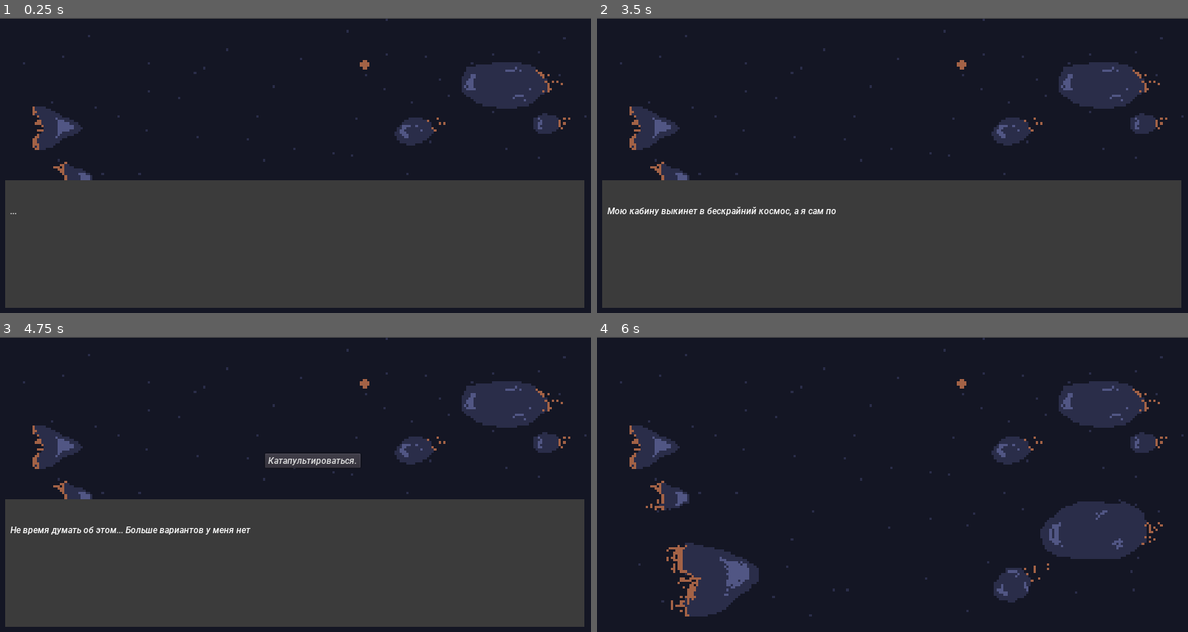
Above: before the commit, frames 1-4 (two rows, left to right).
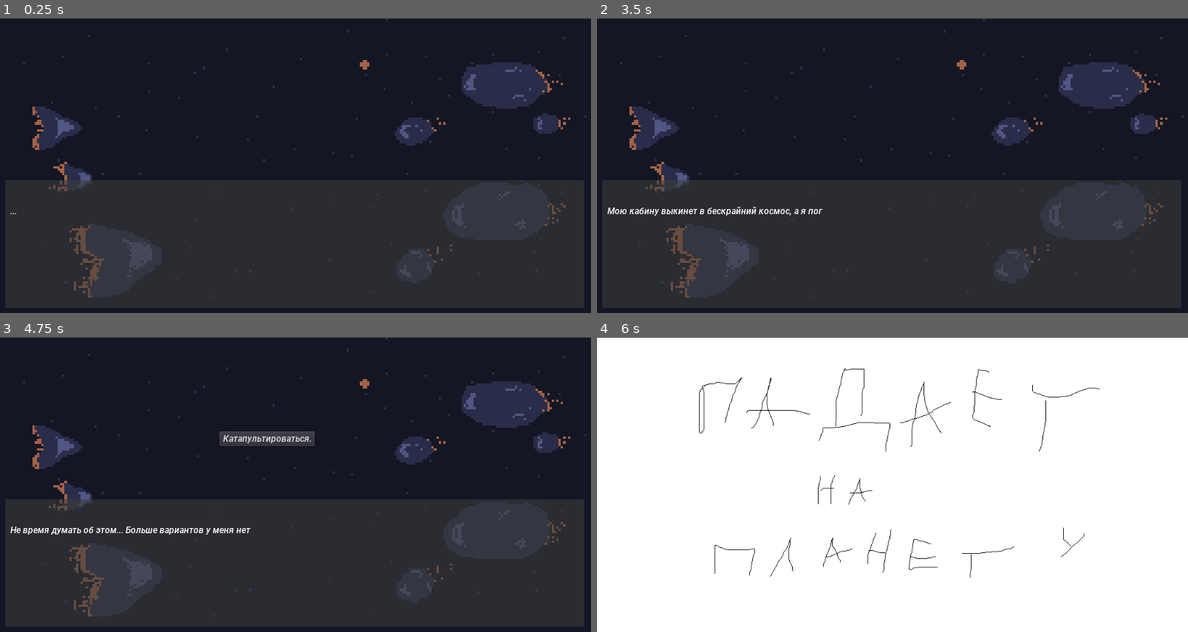
Above: after the commit, the same moments.

Repository: Mazeraser/SGJ
Game: Godot game, scene res://levels/intro.tscn
Same seed, same stepped clock (60 frames per second), same inputs: the game is played once before the commit and once after it.
Inputs (mouse positions are in pixels of both pictures, inside the frame that each line leads up to):
- Up to frame 1 (0.25 s): no input
- Up to frame 2 (3.5 s): tap Enter (ui_accept) at 0.5, 0.77, 0.8, 1.07, 1.35, 1.52, 1.82, 2.3, 3.02, 3.32 s; move the mouse to (1022, 150) at 0.52 s; click (1022, 150) at 0.6 s; move the mouse to (774, 180) at 1.27 s; click (774, 180) at 1.55 s; move the mouse to (951, 100) at 2.02 s; click (951, 100) at 2.1 s; move the mouse to (862, 224) at 2.77 s; click (862, 224) at 2.85 s
- Up to frame 3 (4.75 s): move the mouse to (472, 528) at 3.52 s; tap Enter (ui_accept) at 3.6, 3.77, 4.07, 4.52 s; move the mouse to (118, 440) at 4.27 s; click (118, 440) at 4.35 s
- Up to frame 4 (6 s): tap Enter (ui_accept) at 4.82, 5.75 s; click "Катапультироваться." at 5 s; move the mouse to (922, 484) at 5.77 s; click (922, 484) at 5.85 s

The runs differ from the first frame. In frame 1, 1.0% of the frame differs, in the area x 8-96%, y 55-95%; in frame 2, 1.1%; in frame 3, 2.6%; in frame 4, 100%, in the area x 0-100%, y 0-100%.

Commit message:
0.1.2

Diff:
--- /dev/null
+++ b/levels/scenes.tscn
@@ -0,0 +1,70 @@
+[gd_scene load_steps=11 format=2]
+
+[ext_resource path="res://sprites/hand.png" type="Texture" id=1]
+[ext_resource path="res://sprites/button.png" type="Texture" id=2]
+[ext_resource path="res://bgs/kayuta1.png" type="Texture" id=3]
+[ext_resource path="res://bgs/kayuta2.png" type="Texture" id=4]
+[ext_resource path="res://scripts/hand.gd" type="Script" id=5]
+
+[sub_resource type="SpriteFrames" id=1]
+animations = [ {
+"frames": [ ExtResource( 3 ), ExtResource( 4 ) ],
+"loop": true,
+"name": "default",
+"speed": 5.0
+} ]
+
+[sub_resource type="SpriteFrames" id=2]
+animations = [ {
+"frames": [ ExtResource( 1 ) ],
+"loop": true,
+"name": "default",
+"speed": 5.0
+} ]
+
+[sub_resource type="CapsuleShape2D" id=3]
+radius = 31.8036
+height = 238.0
+
+[sub_resource type="SpriteFrames" id=4]
+animations = [ {
+"frames": [ ExtResource( 2 ) ],
+"loop": true,
+"name": "default",
+"speed": 5.0
+} ]
+
+[sub_resource type="RectangleShape2D" id=5]
+extents = Vector2( 30, 20 )
+
+[node name="Node2D" type="Node2D"]
+
+[node name="AnimatedSprite" type="AnimatedSprite" parent="."]
+frames = SubResource( 1 )
+frame = 1
+speed_scale = 0.5
+playing = true
+centered = false
+
+[node name="hand" type="KinematicBody2D" parent="."]
+script = ExtResource( 5 )
+
+[node name="AnimatedSprite" type="AnimatedSprite" parent="hand"]
+position = Vector2( 697, 376 )
+frames = SubResource( 2 )
+
+[node name="CollisionShape2D" type="CollisionShape2D" parent="hand"]
+position = Vector2( 692, 393 )
+rotation = 0.322886
+shape = SubResource( 3 )
+
+[node name="button" type="KinematicBody2D" parent="."]
+position = Vector2( 18, 8 )
+
+[node name="AnimatedSprite" type="AnimatedSprite" parent="button"]
+position = Vector2( 381, 321 )
+frames = SubResource( 4 )
+
+[node name="CollisionShape2D" type="CollisionShape2D" parent="button"]
+position = Vector2( 382, 321 )
+shape = SubResource( 5 )
--- a/project.godot
+++ b/project.godot
@@ -14,15 +14,26 @@
 run/main_scene="res://levels/intro.tscn"
 config/icon="res://icon.png"
 
+[autoload]
+
+GS="*res://scripts/GS.gd"
+
 [display]
 
 window/size/height=512
 window/stretch/mode="2d"
-window/stretch/aspect="keep"
 
 [gui]
 
 common/drop_mouse_on_gui_input_disabled=true
+
+[input]
+
+lkm={
+"deadzone": 0.5,
+"events": [ Object(InputEventMouseButton,"resource_local_to_scene":false,"resource_name":"","device":-1,"alt":false,"shift":false,"control":false,"meta":false,"command":false,"button_mask":0,"position":Vector2( 0, 0 ),"global_position":Vector2( 0, 0 ),"factor":1.0,"button_index":1,"pressed":false,"doubleclick":false,"script":null)
+ ]
+}
 
 [physics]
 
--- a/scenes/dialogueWindow.tscn
+++ b/scenes/dialogueWindow.tscn
@@ -17,7 +17,7 @@
 margin_top = 282.0
 margin_right = 1013.0
 margin_bottom = 503.0
-color = Color( 0.235294, 0.235294, 0.235294, 1 )
+color = Color( 0.235294, 0.235294, 0.235294, 0.588235 )
 
 [node name="Label" type="Label" parent="ColorRect"]
 margin_left = 8.0
@@ -37,14 +37,14 @@
 text = "Text"
 
 [node name="Button" type="Button" parent="ColorRect"]
-anchor_left = 0.448
-anchor_top = -0.362
-anchor_right = 0.448
-anchor_bottom = -0.362
-margin_left = 0.207977
-margin_top = 0.00200653
-margin_right = 94.208
-margin_bottom = 25.002
+anchor_left = 0.37
+anchor_top = -0.534
+anchor_right = 0.37
+anchor_bottom = -0.534
+margin_left = -0.480011
+margin_top = 0.0140076
+margin_right = 153.52
+margin_bottom = 22.014
 custom_fonts/font = ExtResource( 2 )
 
 [connection signal="pressed" from="ColorRect/Button" to="." method="_on_Button_pressed"]
--- /dev/null
+++ b/scripts/GS.gd
@@ -0,0 +1,3 @@
+extends Node
+
+var escape = false
--- a/scripts/dialogueBase.gd
+++ b/scripts/dialogueBase.gd
@@ -58,7 +58,7 @@
 	{
 		"Name": "",
 		"Background": load("res://bgs/space.png"),
-		"Text": "Мою кабину выкинет в бескрайний космос, а я сам погружусь в криосон",
+		"Text": "Мою кабину выкинет в бескрайний космос, а я погружусь в криосон",
 		"choise": ""
 	},
 	{
@@ -70,7 +70,7 @@
 	{
 		"Name": "",
 		"Background": load("res://bgs/space.png"),
-		"Text": "Но кто знает, куда именно я попаду. Может я попаду прямо в руки вражественной империи?",
+		"Text": "Но кто знает, куда именно я попаду. Может я попаду прямо в руки вражеской империи?",
 		"choise": ""
 	},
 	{
@@ -87,4 +87,301 @@
 	},
 ]
 
-var after_catapult = []
+var after_catapult = [
+	{
+		"Name": "",
+		"Background": load("res://bgs/space2.png"),
+		"Text": "",
+		"choise": ""
+	},
+	{
+		"Name": "",
+		"Background": load("res://sprites/ssasas.png"),
+		"Text": "",
+		"choise": ""
+	},
+	{
+		"Name": "",
+		"Background": load("res://sprites/rararara.png"),
+		"Text": "",
+		"choise": ""
+	},
+	{
+		"Name": "",
+		"Background": load("res://sprites/wannacry.png"),
+		"Text": "",
+		"choise": ""
+	},
+	{
+		"Name": "",
+		"Background": load("res://sprites/wannarock1.png"),
+		"Text": "",
+		"choise": ""
+	},
+	{
+		"Name": "",
+		"Background": load("res://sprites/wannarock2.png"),
+		"Text": "",
+		"choise": ""
+	},
+	{
+		"Name": "",
+		"Background": load("res://sprites/wannarock3.png"),
+		"Text": "",
+		"choise": "Выстрел"
+	},
+	{
+		"Name": "",
+		"Background": load("res://sprites/twistedsisters1.png"),
+		"Text": "",
+		"choise": ""
+	},{
+		"Name": "",
+		"Background": load("res://sprites/twistedsisters2.png"),
+		"Text": "",
+		"choise": ""
+	},
+	{
+		"Name": "",
+		"Background": load("res://sprites/rammstein.png"),
+		"Text": "",
+		"choise": ""
+	},
+	{
+		"Name": "",
+		"Background": load("res://sprites/imtired.png"),
+		"Text": "",
+		"choise": ""
+	},
+	{
+		"Name": "Незнакомец",
+		"Background": load("res://sprites/imtired.png"),
+		"Text": "Ого! Неплохой выстрел дружище!",
+		"choise": ""
+	},
+	{
+		"Name": "Незнакомец",
+		"Background": load("res://sprites/imtired.png"),
+		"Text": "Слушай, тебе помощь может нужна? Видок у тебя странный... Да и одежда тоже...",
+		"choise": ""
+	},
+	{
+		"Name": "Незнакомец",
+		"Background": load("res://sprites/imtired.png"),
+		"Text": "Меня Джо звать, кстати! *протягивает руку*",
+		"choise": ""
+	},
+	{
+		"Name": "Джо",
+		"Background": load("res://sprites/imtired.png"),
+		"Text": "А тебя то как зовут?",
+		"choise": ""
+	},
+	{
+		"Name": "",
+		"Background": load("res://sprites/imtired.png"),
+		"Text": "Меня...ээ\n*Чёрт, мы же уже давно используем номера*",
+		"choise": ""
+	},
+	{
+		"Name": "Джо",
+		"Background": load("res://sprites/imtired.png"),
+		"Text": "...неужели тебя так сильно вдарило, что ты даже имя своё забыл?",
+		"choise": ""
+	},
+	{
+		"Name": "Джо",
+		"Background": load("res://sprites/imtired.png"),
+		"Text": "Плохи дела у тебя, парень...\nЕсли жить не надоело, пошли в мою общину, там такие как ты пригодятся. В этих пустошах тебя ждёт только смерть.",
+		"choise": ""
+	},
+	{
+		"Name": "",
+		"Background": load("res://sprites/imtired.png"),
+		"Text": "Ну...выбор у меня не очень велик. Веди меня.",
+		"choise": ""
+	},
+]
+
+var in_city = [
+	{
+		"Name": "",
+		"Background": null,
+		"Text": "Спустя какое то время мы пришли в маленький городок, типичный для каких нибудь вестернов",
+		"choise": ""
+	},
+	{
+		"Name": "",
+		"Background": null,
+		"Text": "Джо сразу же повёл меня в местный салун, где обитал почти весь местный контингент",
+		"choise": ""
+	},
+	{
+		"Name": "Джо",
+		"Background": null,
+		"Text": "Хей, Уилс, принимай гостей!",
+		"choise": ""
+	},
+	{
+		"Name": "",
+		"Background": null,
+		"Text": "Крупный мужчина высокого роста, завидев Джо, расплылся в улыбке, и сразу же поставил на стол два тумблера, ловко разлив по ним виски",
+		"choise": ""
+	},
+	{
+		"Name": "Уилс",
+		"Background": null,
+		"Text": "Ооохо-хо, кто вернулся, и даже не один!\nИ что за несчастного ты к нам сюда приплёл?",
+		"choise": ""
+	},
+	{
+		"Name": "Джо",
+		"Background": null,
+		"Text": "Если честно, я не знаю даже его имени, но если ему верить, он сам то его и не помнит!\nИ ты не поверишь, Уил, этот парниша прямо на моих глазах ОДНИМ выстрелом грохнул ДВУХ койотов.",
+		"choise": ""
+	},
+	{
+		"Name": "Уилс",
+		"Background": null,
+		"Text": "Да ладно?!",
+		"choise": ""
+	},
+	{
+		"Name": "Джо",
+		"Background": null,
+		"Text": "Я серьёзно!\nТы бы видел как они потом разбежались, это было нечто!",
+		"choise": ""
+	},
+	{
+		"Name": "",
+		"Background": null,
+		"Text": "Джо ловко опрокинул свою рюмку с виски, а Уилс уважительно окинул меня взглядом\nИ тут я заметил, что ведь налили и мне тоже... Но я ни разу в своей жизни не пил алкоголя...",
+		"choise": ""
+	},
+	{
+		"Name": "",
+		"Background": null,
+		"Text": "В нашем обществе уже давно уничтожили алкоголизм, и я про него только слышал и читал...\nНо мне необходимо выпить с ними",
+		"choise": ""
+	},
+	{
+		"Name": "",
+		"Background": null,
+		"Text": "Я залпом выпил налитый мне виски\nПо всему телу прошёл разряд, а горло обожгло",
+		"choise": ""
+	},
+	{
+		"Name": "Уилс",
+		"Background": null,
+		"Text": "Ну что? У нашего стрелка прояснилась головка, или как?",
+		"choise": ""
+	},
+	{
+		"Name": "",
+		"Background": null,
+		"Text": "...",
+		"choise": ""
+	},
+	{
+		"Name": "Уилс",
+		"Background": null,
+		"Text": "Ай, ладно. Джо, он в курсе зачем ты вообще его сюда привёл?",
+		"choise": ""
+	},
+	{
+		"Name": "Джо",
+		"Background": null,
+		"Text": "Ах да... Парень, нам нужна твоя помощь.\nДело в том, что у нас нет шерифа, и абсолютно некому охранять наш городок от бандитов, которые обосновались рядом с нами, и теперь не дают нам покоя своими набегами",
+		"choise": ""
+	},
+	{
+		"Name": "Джо",
+		"Background": null,
+		"Text": "Сразу, как я тебя увидел, я подумал, что ты сможешь нам помочь... Не за спасибо конечно же...",
+		"choise": ""
+	},
+	{
+		"Name": "Уилс",
+		"Background": null,
+		"Text": "Мы дадим и сделаем все, что ты только попросишь.\nВесь город будет твой, только согласись!",
+		"choise": ""
+	},
+	{
+		"Name": "",
+		"Background": null,
+		"Text": "*..а?*",
+		"choise": ""
+	},
+	{
+		"Name": "",
+		"Background": null,
+		"Text": "*они что, хотят чтобы я стал их шерифом?*",
+		"choise": ""
+	},
+	{
+		"Name": "",
+		"Background": null,
+		"Text": "*хм...а ведь это мой шанс возглавить их общество, и привести их к космической эпохе...*",
+		"choise": ""
+	},
+	{
+		"Name": "",
+		"Background": null,
+		"Text": "Я согласен.",
+		"choise": ""
+	},
+	{
+		"Name": "Уилс",
+		"Background": null,
+		"Text": "Что, так просто?",
+		"choise": ""
+	},
+	{
+		"Name": "Джо",
+		"Background": null,
+		"Text": "Но в чём же подвох?",
+		"choise": ""
+	},
+	{
+		"Name": "",
+		"Background": null,
+		"Text": "Никакого подвоха",
+		"choise": ""
+	},
+	{
+		"Name": "Уилс",
+		"Background": null,
+		"Text": "Ну что-ж...\nДобро пожаловать В Вайнт Таун!",
+		"choise": ""
+	},
+	{
+		"Name": "Джо",
+		"Background": null,
+		"Text": "НАРОД!",
+		"choise": ""
+	},
+	{
+		"Name": "",
+		"Background": null,
+		"Text": "Вскрикнул, вскочил Джо. Тем самым привлекая внимания остальных посетителей салуна.",
+		"choise": ""
+	},
+	{
+		"Name": "Джо",
+		"Background": null,
+		"Text": "Я наконец то нашёл того, кто защитит нас от этих проклятых бандитов!",
+		"choise": ""
+	},
+	{
+		"Name": "",
+		"Background": null,
+		"Text": "После этих слов Джо указывает на меня\nПосетители заметно ожили, кто то встал со своих стульев, кто то изучает меня взглядом, кто то уже требует у бармена выпивки для того, чтобы отпраздновать этот знаменательный момент",
+		"choise": ""
+	},
+	{
+		"Name": "Толпа",
+		"Background": null,
+		"Text": "Ураа!\nНаконец-то!",
+		"choise": ""
+	},
+]
--- a/scripts/dialogueWindow.gd
+++ b/scripts/dialogueWindow.gd
@@ -7,41 +7,58 @@
 var dialogue_index = 0
 var active
 var finished
+var shoot = false
 
 func text_read():
 	if dialogue_index < text.size():
 		active = true
 		finished = false
 
-		if text[dialogue_index]["choise"] != "":
+		if text[dialogue_index]["choise"] != "" and text[dialogue_index]["choise"] != "Выстрел":
 			$ColorRect/Button.text = text[dialogue_index]["choise"]
+		elif text[dialogue_index]["choise"] == "Выстрел":
+			print("SHOOT!")
+			shoot = true
 
 		$Background.texture = text[dialogue_index]["Background"]
 		$ColorRect/Label.text = text[dialogue_index]["Name"]
 		$ColorRect/RichTextLabel.bbcode_text = text[dialogue_index]["Text"]
 		dialogue_index += 1
+	elif text == get_parent().get_node("base").after_catapult:
+		text = get_parent().get_node("base").in_city
+		dialogue_index = 0
 	else:
 		active = false
 		finished = true
-		dialogue_index = 0
 
 	if $ColorRect/Button.text == "":
 		$ColorRect/Button.visible = false
 	else:
 		$ColorRect/Button.visible = true
 
-	$ColorRect.visible = active
+	if $ColorRect/RichTextLabel.text == "":
+		$ColorRect.visible = false
+	else:
+		$ColorRect.visible = true
 	$ColorRect/RichTextLabel.percent_visible = 0
 
 func _ready():
 	text_read()
 func _process(delta):
+
 	if active:
 		$ColorRect/RichTextLabel.percent_visible += delta * float(10) * textSpeed
-		if Input.is_action_just_pressed("ui_accept") and $ColorRect/Button.visible == false:
+		if Input.is_action_just_pressed("ui_accept") and $ColorRect/Button.visible == false and shoot == false:
 			text_read()
+		elif shoot == true:
+			if Input.is_action_just_pressed("lkm"):
+				shoot = false
+				text_read()
 
 
 func _on_Button_pressed():
-	text_read()
-	text = get_parent().get_node("base").after_catapult
+	if $ColorRect/Button.text == "Катапультироваться.":
+		text = get_parent().get_node("base").after_catapult
+		dialogue_index = 0
+		$ColorRect/Button.text = ""
+		text_read()
--- /dev/null
+++ b/scripts/hand.gd
@@ -0,0 +1,6 @@
+extends KinematicBody2D
+
+func _process(delta):
+	var vec = get_viewport().get_mouse_position() - self.position # getting the vector from self to the mouse
+	vec = vec.normalized() * delta * 500 # normalize it and multiply by time and speed
+	position += vec # move by that vector
Binary file added: bgs/kayuta1.png
Not shown, added: bgs/kayuta1.png.import
Binary file added: bgs/kayuta2.png
Not shown, added: bgs/kayuta2.png.import
Not shown, added: bgs/space2.png.import
Not shown, changed: export_presets.cfg
Binary file added: sprites/button.png
Binary file added: sprites/hand.png
Not shown, added: sprites/hand.png.import
Binary file added: sprites/imtired.aseprite
Binary file added: sprites/imtired.png
Not shown, added: sprites/imtired.png.import
(and 20 more such lines)
